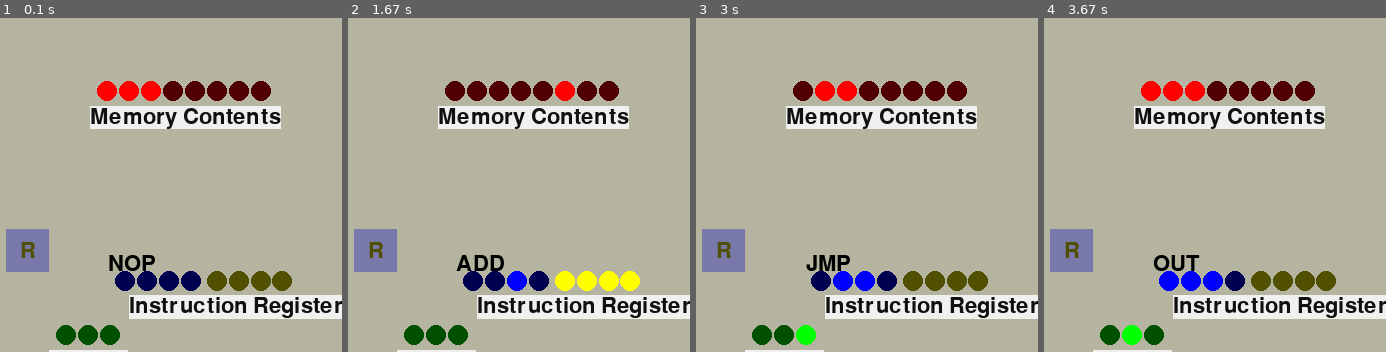
Above: before the commit, frames 1-4 (left to right).
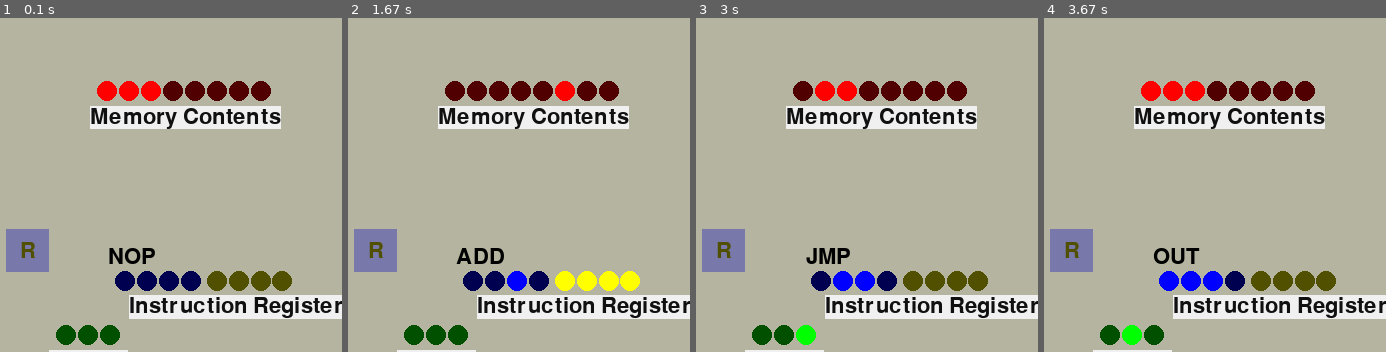
Above: after the commit, the same moments.

Repository: beauxq/be8bbbce
Game: pygame game, started from visual.py
Two runs of this game, one before a commit and one after it. Both use one fixed random seed, a clock stepped at 60 frames per second and the inputs below.
Inputs:
- Up to frame 1 (0.1 s): no input
- Up to frame 2 (1.67 s): tap Space at 0.33, 1.07, 1.37, 1.57 s; tap  at 0.67, 1.15 s
- Up to frame 3 (3 s): tap Space at 1.9, 2.2, 2.4, 2.7, 2.97 s; tap  at 1.98, 2.48 s
- Up to frame 4 (3.67 s): tap Space at 3.3, 3.6 s; tap  at 3.38 s
The pictures show only the part of the screen within x 0-50%, y 27-77%; the shares and areas given below are measured in that part.

The runs differ from the first frame. In frame 1, 0.5% of the frame differs, in the area x 31-46%, y 68-76%; in frame 2, 0.5%; in frame 3, 0.5%; in frame 4, 0.5%.

Commit message:
minor spacing adjustment in UI

Diff:
--- a/visualcomponents/visualmain.py
+++ b/visualcomponents/visualmain.py
@@ -171,7 +171,7 @@
                                            True, (0, 0, 0))
             text_rect = text.get_rect()
             x = self.screen.get_width() * .2
-            y = self.screen.get_height() * .65
+            y = self.screen.get_height() * .64
             text_rect.center = (x, y)
             self.screen.blit(text, text_rect)
 
